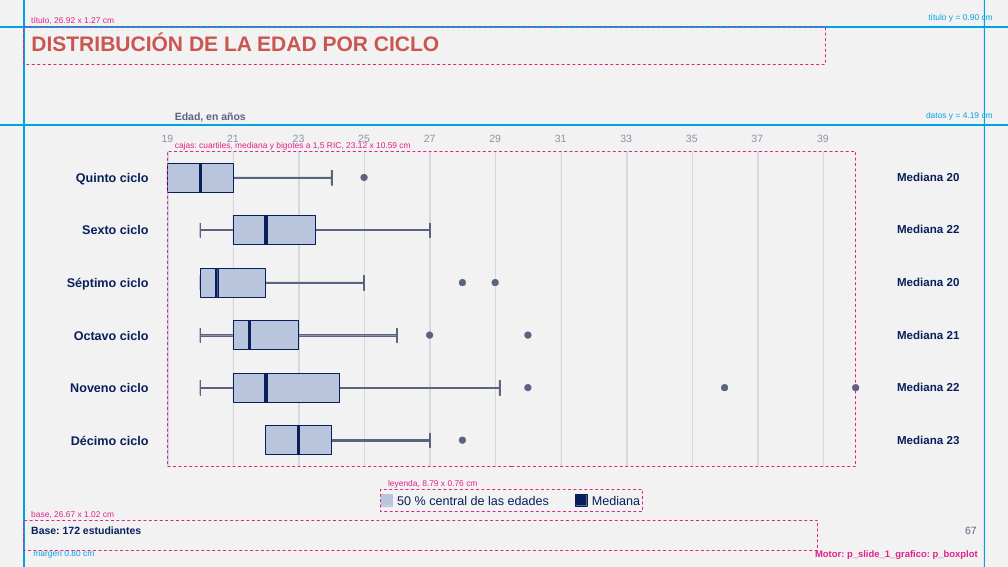
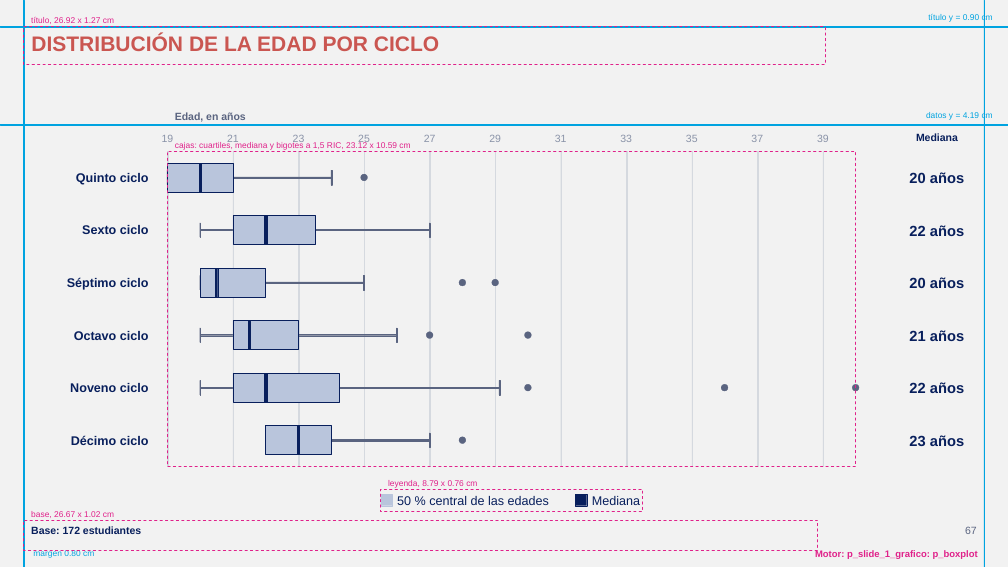
Before and after one commit to GonzaloAlmendariz/prosecnur-app, a slide deck: slide 67 of docs/qa/motor-ppt-2026-10-06/4-recetario/recetario-fiel-guias.pptx. Drawn at 1008x567 pixels with LibreOffice and Linux fonts; fonts in the diff are those of the drawing; background and template pictures are left out. Boxes give left, top, right and bottom in pixels: in the first picture for what was removed or moved away, otherwise in the second. Text is boxed around its words. In the diff, an @@ line names an element or a change of style, - is before the commit and + after.

```diff
--- a/docs/qa/motor-ppt-2026-10-06/4-recetario/recetario-fiel-guias.pptx
+++ b/docs/qa/motor-ppt-2026-10-06/4-recetario/recetario-fiel-guias.pptx
@@ text added at [916, 133, 958, 141], 10 pt, text #081F5C, bold @@
+Mediana
@@ text at [909, 172, 964, 183]: text changed; size 11 to 14 pt @@
-Mediana 20
+20 años
@@ text at [909, 225, 964, 236]: text changed; size 11 to 14 pt @@
-Mediana 22
+22 años
@@ text at [909, 277, 964, 288]: text changed; size 11 to 14 pt @@
-Mediana 20
+20 años
@@ text at [909, 330, 964, 341]: text changed; size 11 to 14 pt @@
-Mediana 21
+21 años
@@ text at [909, 382, 964, 393]: text changed; size 11 to 14 pt @@
-Mediana 22
+22 años
@@ text at [909, 435, 964, 446]: text changed; size 11 to 14 pt @@
-Mediana 23
+23 años
```
Also in this commit, not shown: 38 other slides changed, 22 other files.
